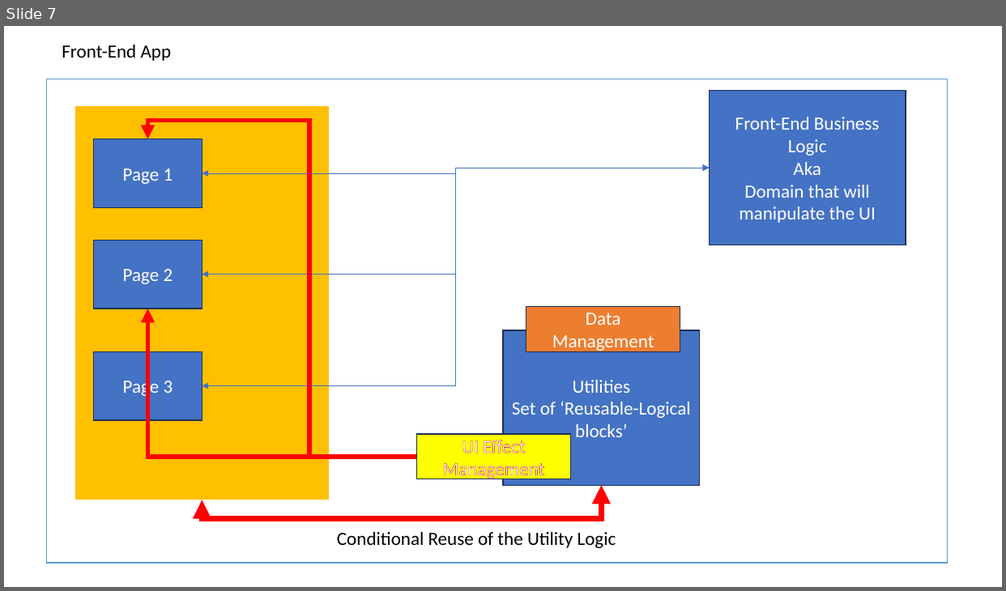
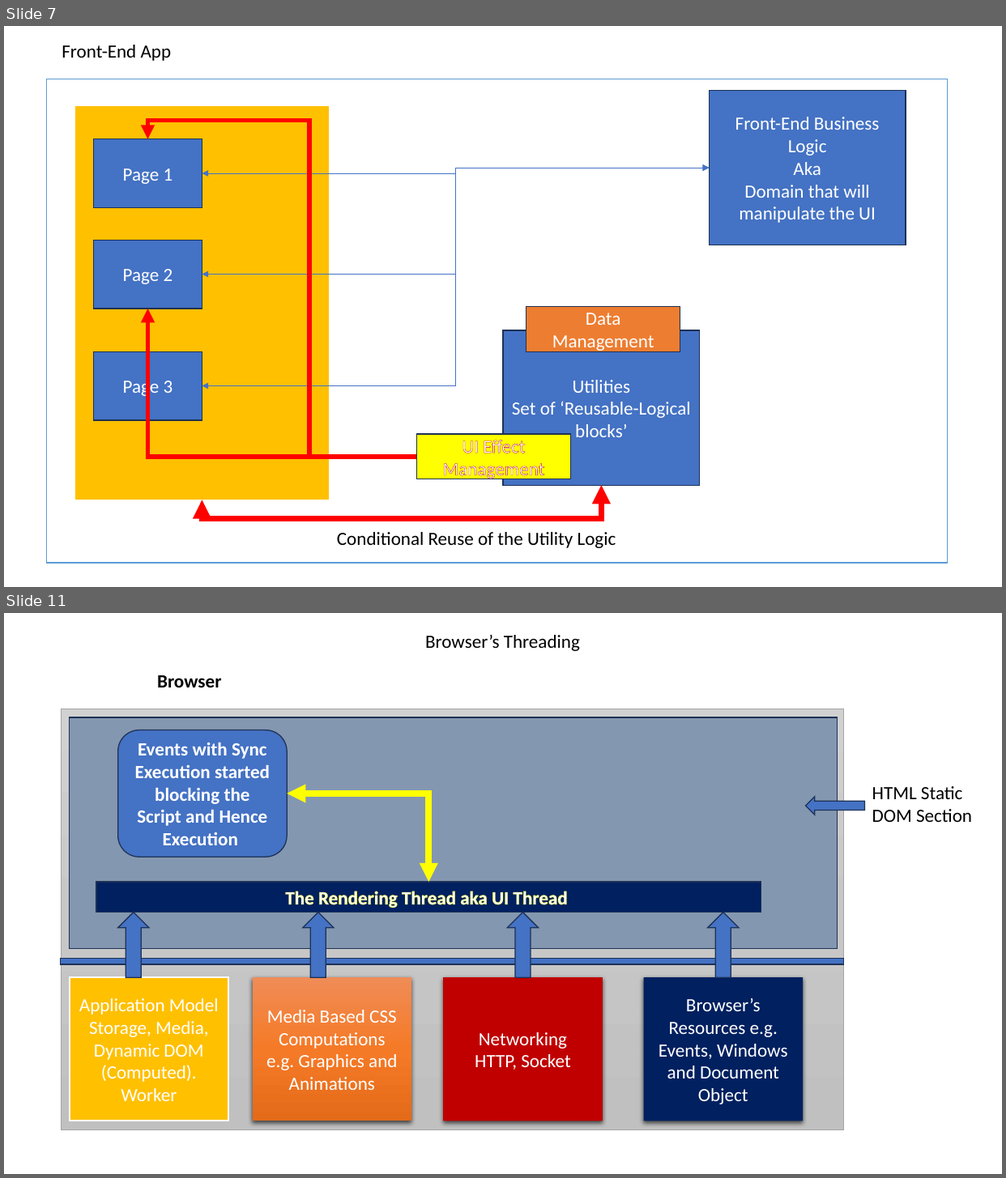
Before and after one commit to maheshsabnis/ugam, a slide deck: Training_Presentetions.pptx. Shown one above the other, each under a label of ours: slide 7 before the commit, slides 7 and 11 after it; the slides between them are not shown. The pictures are 1006x591 and 1006x1178 pixels, drawn with LibreOffice and Linux fonts; fonts in the diff are those of the drawing. Boxes give left, top, right and bottom in pixels: in the first picture for what was removed or moved away, otherwise in the second. Text is boxed around its words. In the diff, an @@ line names an element or a change of style, - is before the commit and + after.

```diff
--- a/Training_Presentetions.pptx
+++ b/Training_Presentetions.pptx
@@ slide 11 added at <box>4,613,1002,1174</box>, background #FFFFFF @@
@@ text added at <box>425,635,580,651</box>, 18 pt, text #000000 @@
+Browser’s Threading
@@ text added at <box>157,675,221,688</box>, 18 pt, text #000000, bold @@
+Browser
@@ rectangle added at <box>61,709,845,1131</box>, fill gradient #D2D2D2 to #C8C8C8 to #C0C0C0, outline #A5A5A5 0.5 pt @@
@@ rectangle added at <box>69,717,837,949</box>, fill #8497B0, outline #1E3256 1 pt @@
@@ rounded rectangle added at <box>117,730,287,856</box>, fill #4472C4, outline #1E3256 1 pt, 18 pt, text #FFFFFF, bold @@
+Events with Sync Execution started blocking the Script and Hence Execution
@@ elbow double arrow added from (287, 794) to (428, 882), #FFFF00 6 pt @@
@@ left arrow added at <box>806,796,865,815</box>, fill #4472C4, outline #1E3256 1 pt @@
@@ text added at <box>872,786,972,822</box>, 18 pt, text #000000 @@
+HTML Static DOM Section
@@ rectangle added at <box>96,882,761,913</box>, fill #002060, outline #1E3256 1 pt, 18 pt, text #FFFFFF, bold @@
+The Rendering Thread aka UI Thread
@@ up arrow added at <box>117,913,148,977</box>, fill #4472C4, outline #1E3256 1 pt @@
@@ up arrow added at <box>303,913,334,977</box>, fill #4472C4, outline #1E3256 1 pt @@
@@ up arrow added at <box>508,913,539,977</box>, fill #4472C4, outline #1E3256 1 pt @@
@@ up arrow added at <box>708,913,739,977</box>, fill #4472C4, outline #1E3256 1 pt @@
@@ rectangle added at <box>61,959,845,965</box>, fill #4472C4, outline #1E3256 1 pt @@
@@ rectangle added at <box>69,977,228,1122</box>, fill #FFC000, outline #FFFFFF 1.5 pt, 18 pt, text #FFFFFF @@
+Application Model
+Storage, Media, Dynamic DOM (Computed).
+Worker
@@ rectangle added at <box>253,977,412,1122</box>, fill gradient #F18C57 to #F67B28 to #E56C19, 18 pt, text #FFFFFF @@
+Media Based CSS Computations
+e.g. Graphics and Animations
@@ rectangle added at <box>444,977,603,1122</box>, fill #C00000, 18 pt, text #FFFFFF @@
+Networking
+HTTP, Socket
@@ rectangle added at <box>643,977,803,1122</box>, fill #002060, 18 pt, text #FFFFFF @@
+Browser’s Resources e.g. Events, Windows and Document Object
```
Also in this commit, not shown: 1 slide changed, 4 other slides added, 11 other files.
